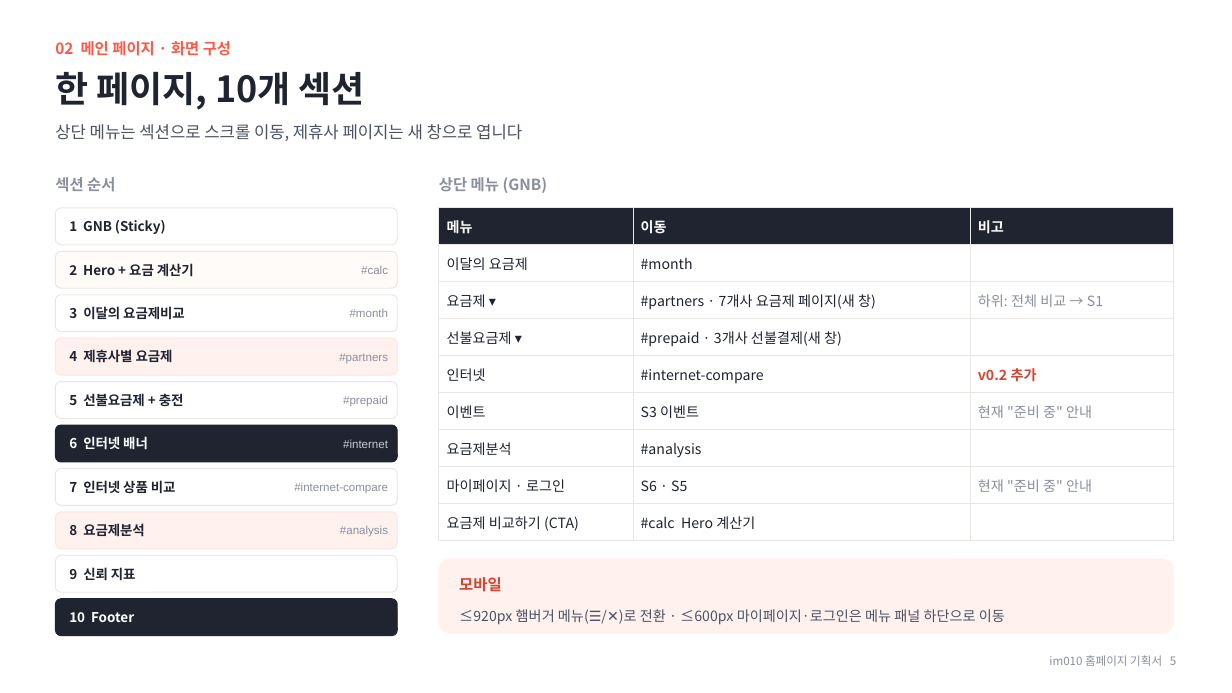
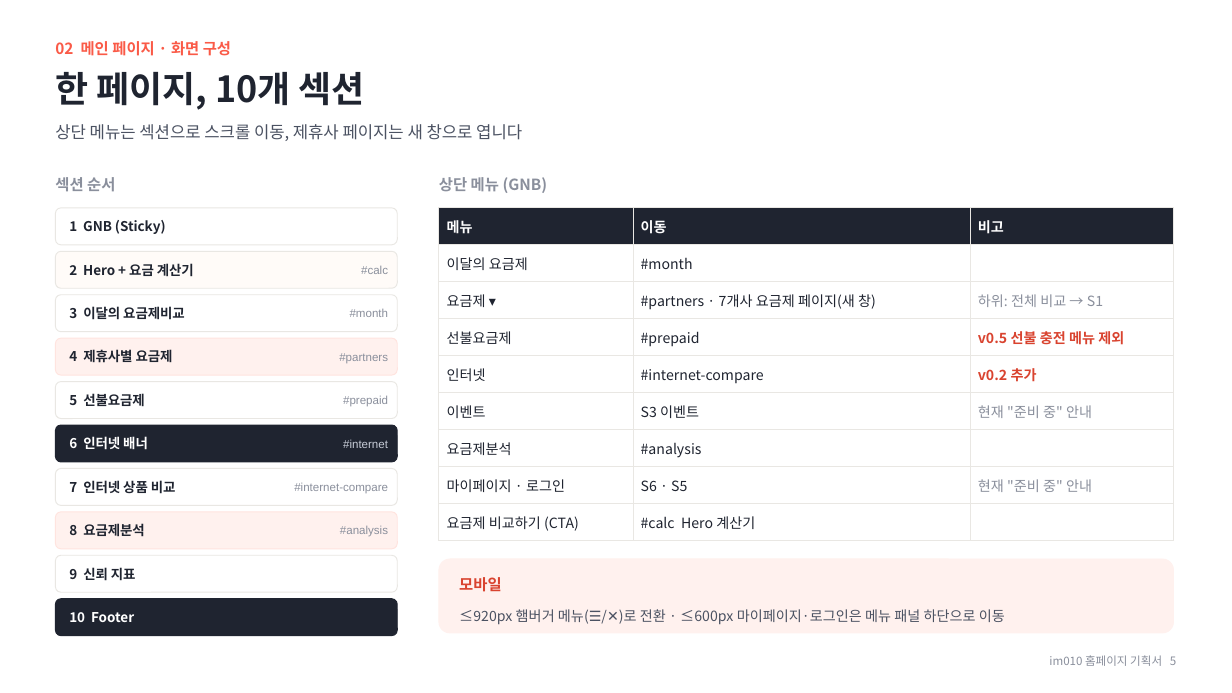
Before and after one commit to chlee-oss/im010, a slide deck: slide 5 of im010_기획서.pptx. Drawn at 1232x693 pixels with LibreOffice and Linux fonts; fonts in the diff are those of the drawing. Boxes give left, top, right and bottom in pixels: in the first picture for what was removed or moved away, otherwise in the second. Text is boxed around its words. In the diff, an @@ line names an element or a change of style, - is before the commit and + after.

```diff
--- a/im010_기획서.pptx
+++ b/im010_기획서.pptx
@@ table at box(439, 208, 1174, 535) @@
-row 4: 선불요금제 ▾ | #prepaid · 3개사 선불결제(새 창) | 
+row 4: 선불요금제 | #prepaid | v0.5 선불 충전 메뉴 제외
@@ text at box(69, 393, 145, 407): text changed @@
-5 선불요금제 + 충전
+5 선불요금제
```
Also in this commit, not shown: 14 other slides changed, 1 slide added, 1 slide removed, 3 other files.
